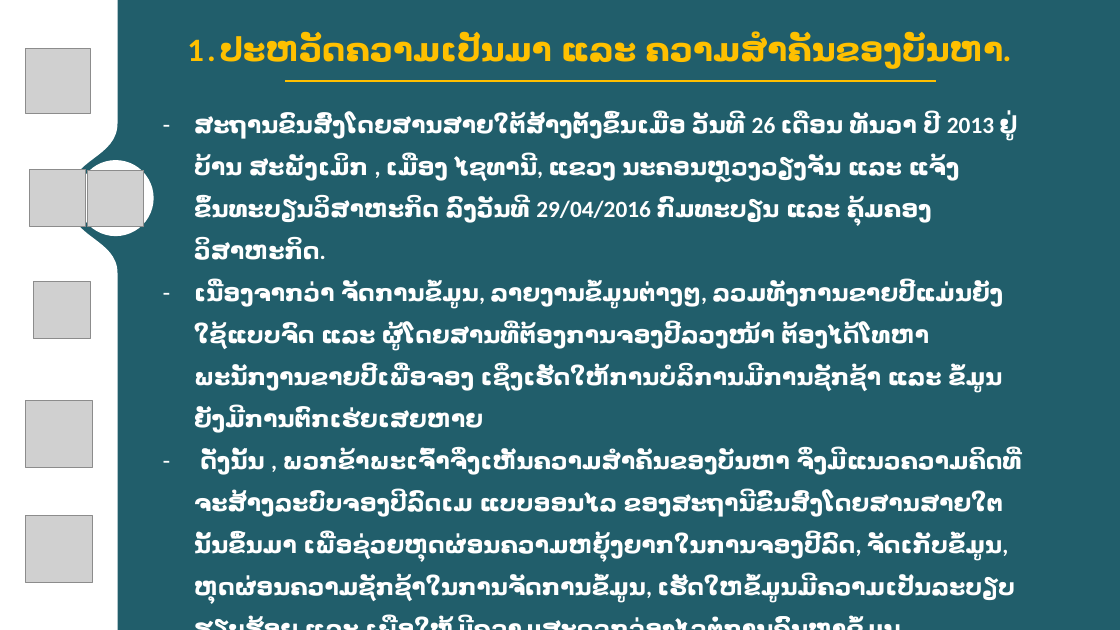
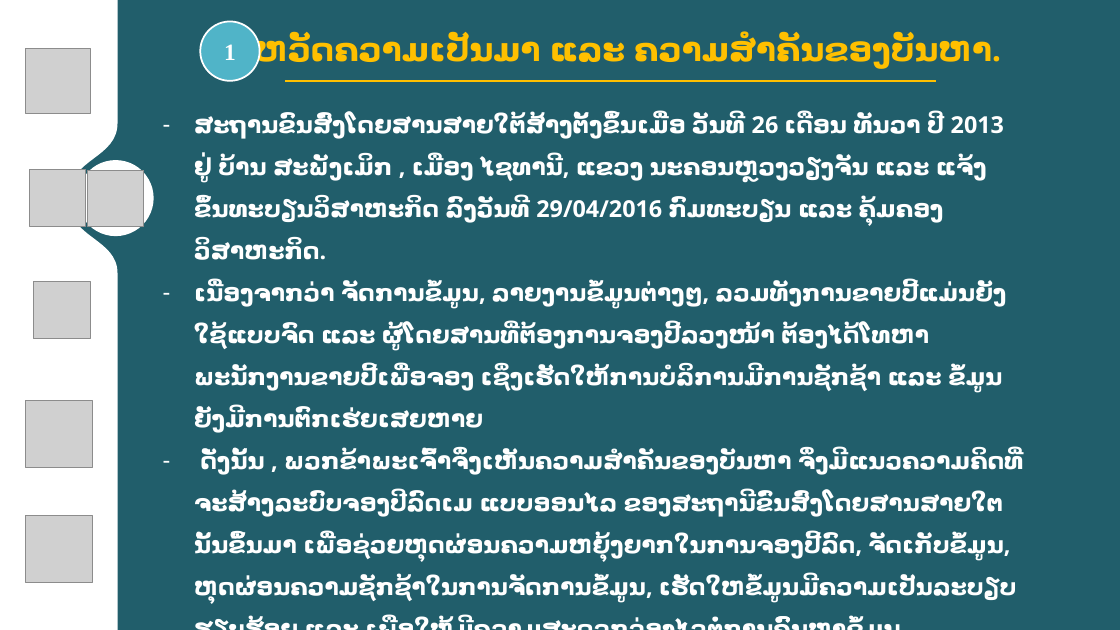
Before and after one commit to Phonekham/BusReservationDocs, a slide deck: slide 3 of Present Final.pptx. Drawn at 1120x630 pixels with LibreOffice and Linux fonts; fonts in the diff are those of the drawing; grey boxes stand for pictures; background and template pictures are left out. Boxes give left, top, right and bottom in pixels: in the first picture for what was removed or moved away, otherwise in the second. Text is boxed around its words. In the diff, an @@ line names an element or a change of style, - is before the commit and + after.

```diff
--- a/Present Final.pptx
+++ b/Present Final.pptx
@@ ellipse added at bbox=[200, 22, 260, 82], fill #50B4C8, outline #FFFFFF 1.5 pt, 20 pt, text #FFFFFF, bold @@
+1
@@ text at bbox=[208, 34, 1001, 68]: text changed; font Lato to Open Sans @@
-1.ປະຫວັດຄວາມເປັນມາ ແລະ ຄວາມສຳຄັນຂອງບັນຫາ.
+ປະຫວັດຄວາມເປັນມາ ແລະ ຄວາມສຳຄັນຂອງບັນຫາ.
@@ text "ສະຖານຂົນສົ່ງໂດຍສານສາຍໃຕ້ສ້າງຕັ້ງຂຶ້ນເມື່ອ ວັນທີ 26 ເດືອນ ທັນ ..." at bbox=[194, 114, 1023, 601]: font Calibri to Open Sans @@
```
Also in this commit, not shown: 5 other slides changed, 16 slides added, 9 slides removed.
